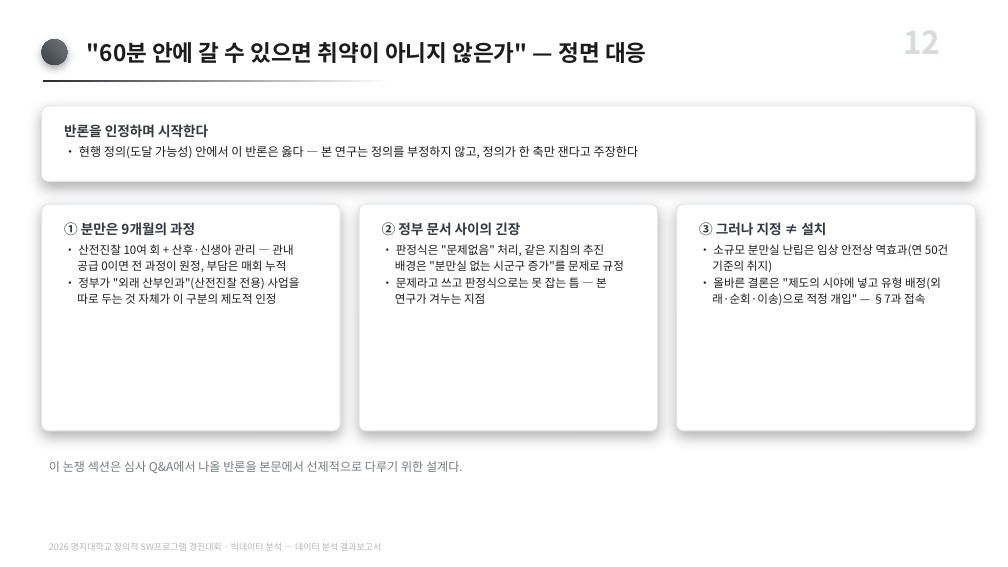
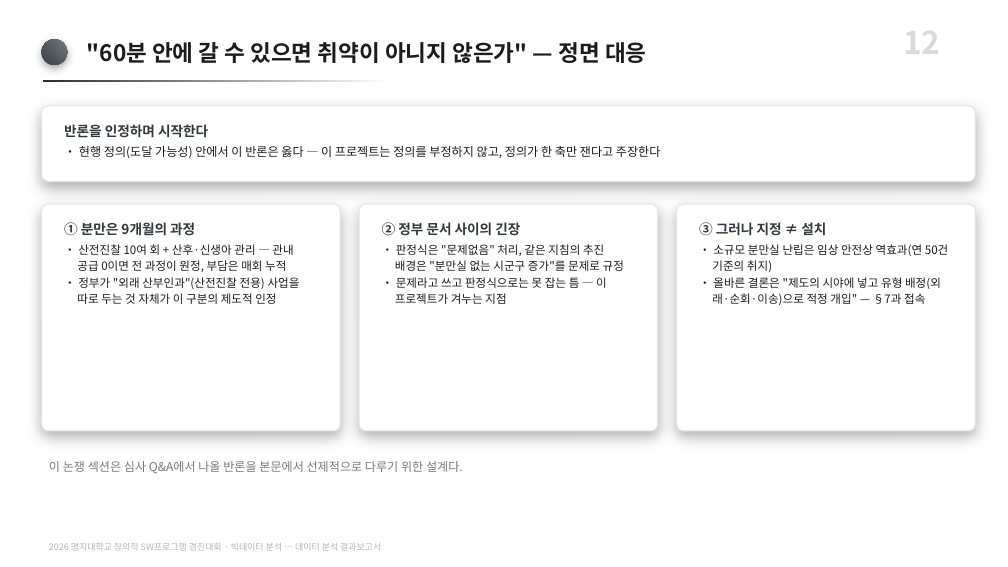
Before and after one commit to karvvan/maternity-care-policy-audit, a slide deck: slide 12 of 04_제출물/데이터분석_결과보고서.pptx. Drawn at 1008x567 pixels with LibreOffice and Linux fonts; fonts in the diff are those of the drawing. Boxes give left, top, right and bottom in pixels: in the first picture for what was removed or moved away, otherwise in the second. Text is boxed around its words. In the diff, an @@ line names an element or a change of style, - is before the commit and + after.

Commit message:
용어 정리: 연구 → 프로젝트, 연구 질문 → 핵심 질문, RQ → Q
학술 연구가 아니라 제도 감사와 도구 제작에 가까우므로 표현을 맞춘다.
RQ는 Research Question 약어라 '연구'를 뺀 이상 함께 바꿔야 앞뒤가 맞는다.

- 보고서: 연구 61회·RQ 11회 전량 정리. §9 '연구의 한계' → '분석의 한계',
  §1.5 '연구 질문' → '핵심 질문', '제도를 감사하는 연구는' → '작업은' 등
  자리마다 자연스러운 말로 바꿔 기계적 치환을 피했다. 26쪽 유지.
- 결과보고서 PPT: 제출본에 문단 18개 패치(재생성 아님). 표지 등 편집 보존.
- 계획서 PPT: 생성기만 수정. 편집 중이라 제출본 반영은 보류.

```diff
--- a/04_제출물/데이터분석_결과보고서.pptx
+++ b/04_제출물/데이터분석_결과보고서.pptx
@@ text at (79,146,660,159): text changed @@
-• 현행 정의(도달 가능성) 안에서 이 반론은 옳다 — 본 연구는 정의를 부정하지 않고, 정의가 한 축만 잰다고 주장한다
+• 현행 정의(도달 가능성) 안에서 이 반론은 옳다 — 이 프로젝트는 정의를 부정하지 않고, 정의가 한 축만 잰다고 주장한다
@@ text at (395,277,607,304): text changed @@
-• 문제라고 쓰고 판정식으로는 못 잡는 틈 — 본 연구가 겨누는 지점
+• 문제라고 쓰고 판정식으로는 못 잡는 틈 — 이 프로젝트가 겨누는 지점
```
Also in this commit, not shown: 8 other slides changed, 7 other files.
